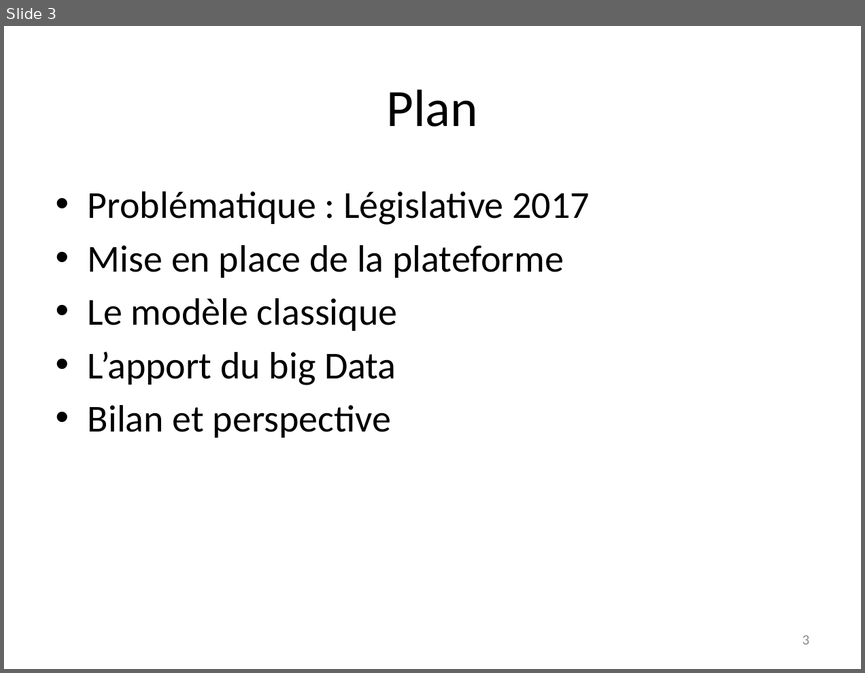
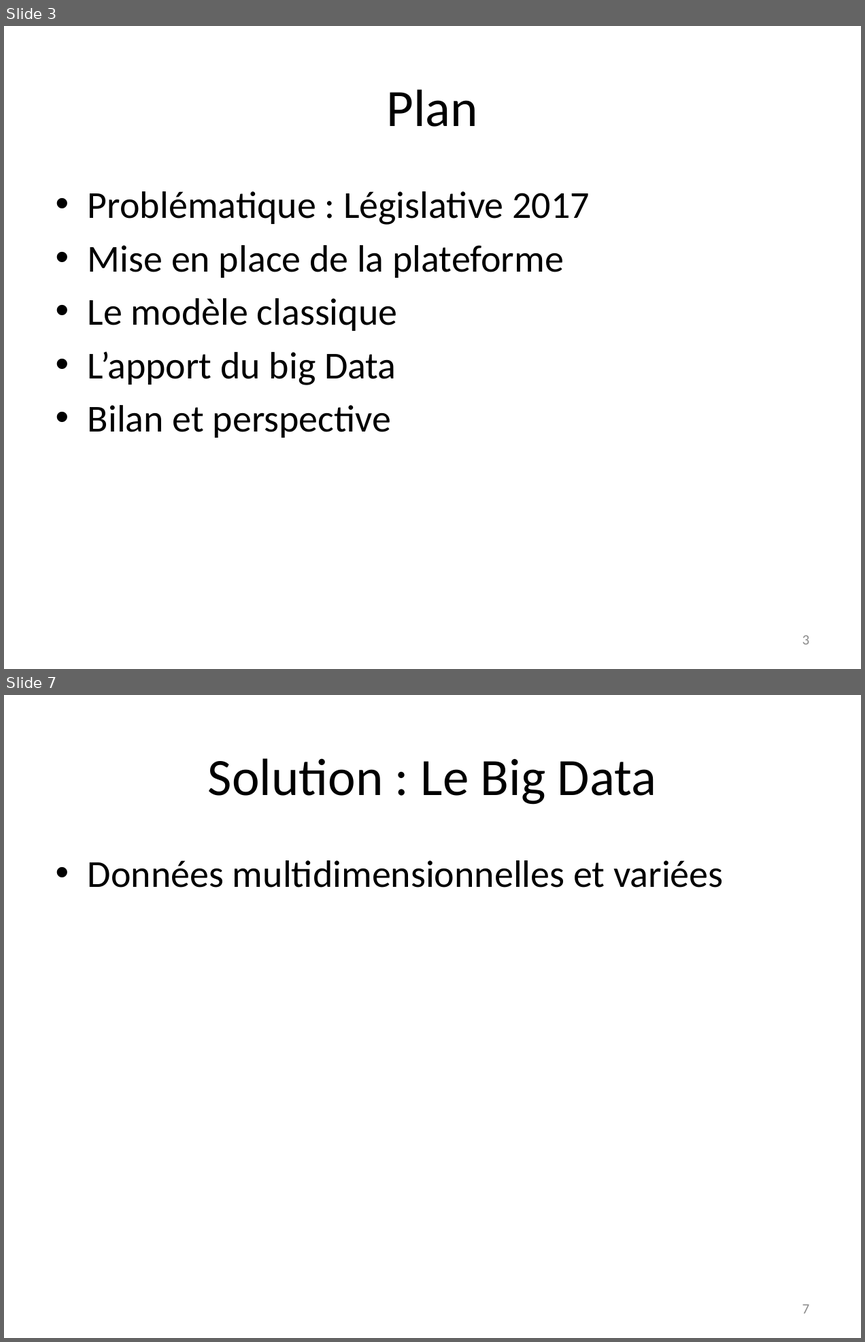
Before and after one commit to jeromeCompain/Legislatec, a slide deck: Présentation0_1.pptx. Shown one above the other, each under a label of ours: slide 3 before the commit, slides 3 and 7 after it; the slides between them are not shown. The pictures are 865x673 and 865x1342 pixels, drawn with LibreOffice and Linux fonts; fonts in the diff are those of the drawing. Boxes give left, top, right and bottom in pixels: in the first picture for what was removed or moved away, otherwise in the second. Text is boxed around its words. In the diff, an @@ line names an element or a change of style, - is before the commit and + after.

```diff
--- a/Présentation0_1.pptx
+++ b/Présentation0_1.pptx
@@ slide 7 added at <box>4,695,861,1338</box>, background #FFFFFF @@
@@ title added at <box>208,758,656,804</box>, 44 pt, text #000000 @@
+Solution : Le Big Data
@@ text added at <box>88,860,723,887</box>, 32 pt, text #000000 @@
+• Données multidimensionnelles et variées
@@ page number added at <box>802,1304,810,1313</box>, 12 pt, text #8C8C8C @@
+7
```
Also in this commit, not shown: 1 slide changed, 3 other slides added.
